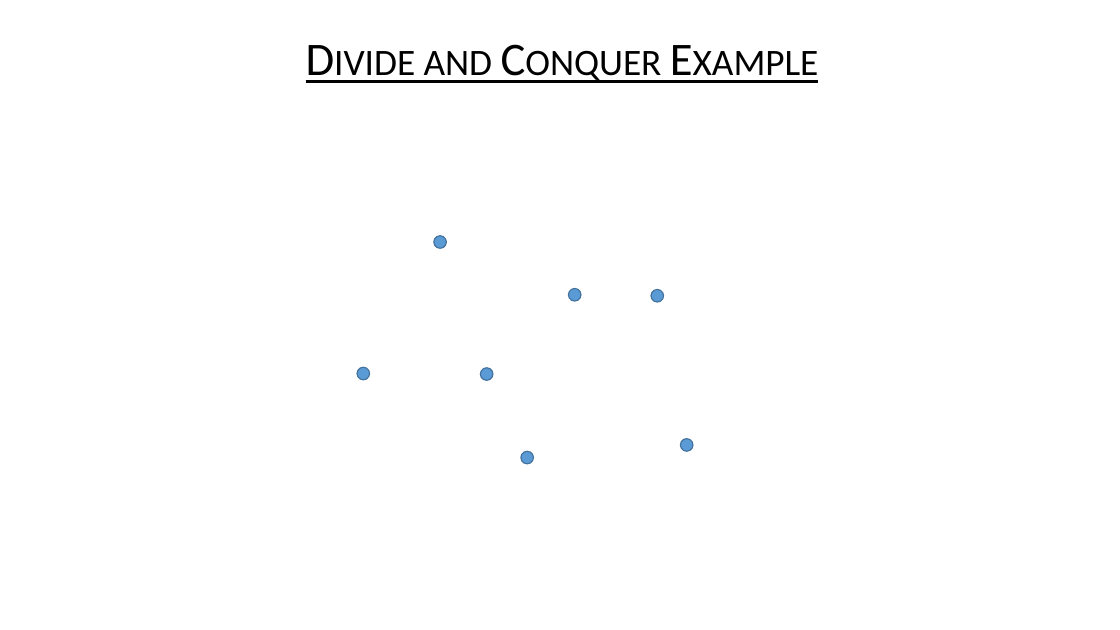
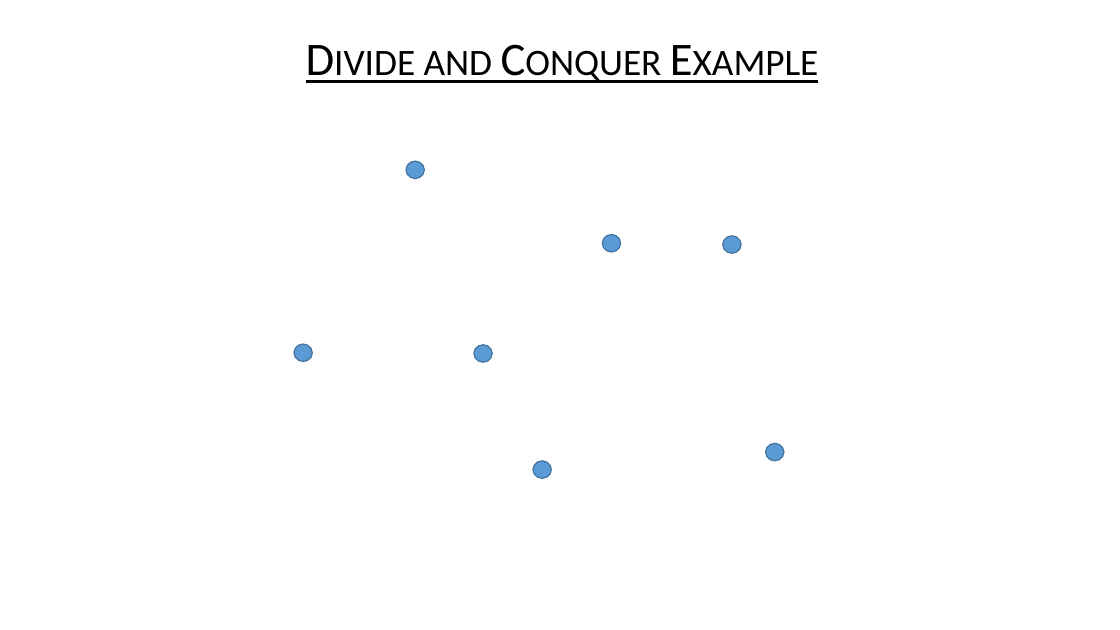
Before and after one commit to USFDataVisualization/Computational-Geometry-Lecture, a slide deck: slide 41 of L08-convex_hulls.pptx. Drawn at 1120x630 pixels with LibreOffice and Linux fonts; fonts in the diff are those of the drawing; background and template pictures are left out. Boxes give left, top, right and bottom in pixels: in the first picture for what was removed or moved away, otherwise in the second. Text is boxed around its words. In the diff, an @@ line names an element or a change of style, - is before the commit and + after.

```diff
--- a/L08-convex_hulls.pptx
+++ b/L08-convex_hulls.pptx
@@ ellipse: place and size @@
-ellipse at [434, 236, 446, 249]
+ellipse at [406, 161, 424, 179]
@@ ellipse: place and size @@
-ellipse at [569, 288, 581, 301]
+ellipse at [602, 234, 621, 252]
@@ ellipse: place and size @@
-ellipse at [651, 290, 664, 302]
+ellipse at [723, 236, 741, 254]
@@ ellipse: place and size @@
-ellipse at [357, 367, 370, 380]
+ellipse at [294, 344, 313, 362]
@@ ellipse: place and size @@
-ellipse at [481, 368, 493, 381]
+ellipse at [474, 344, 492, 362]
@@ ellipse: place and size @@
-ellipse at [681, 439, 693, 451]
+ellipse at [765, 444, 784, 461]
@@ ellipse: place and size @@
-ellipse at [521, 451, 534, 464]
+ellipse at [534, 461, 552, 479]
```
Also in this commit, not shown: 7 other files.
